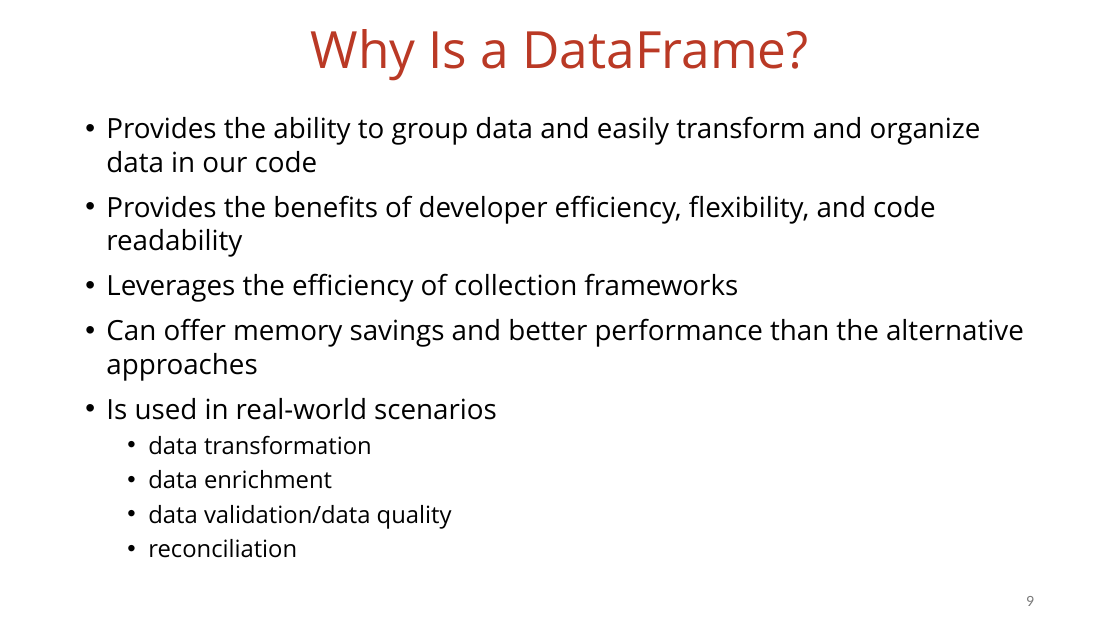
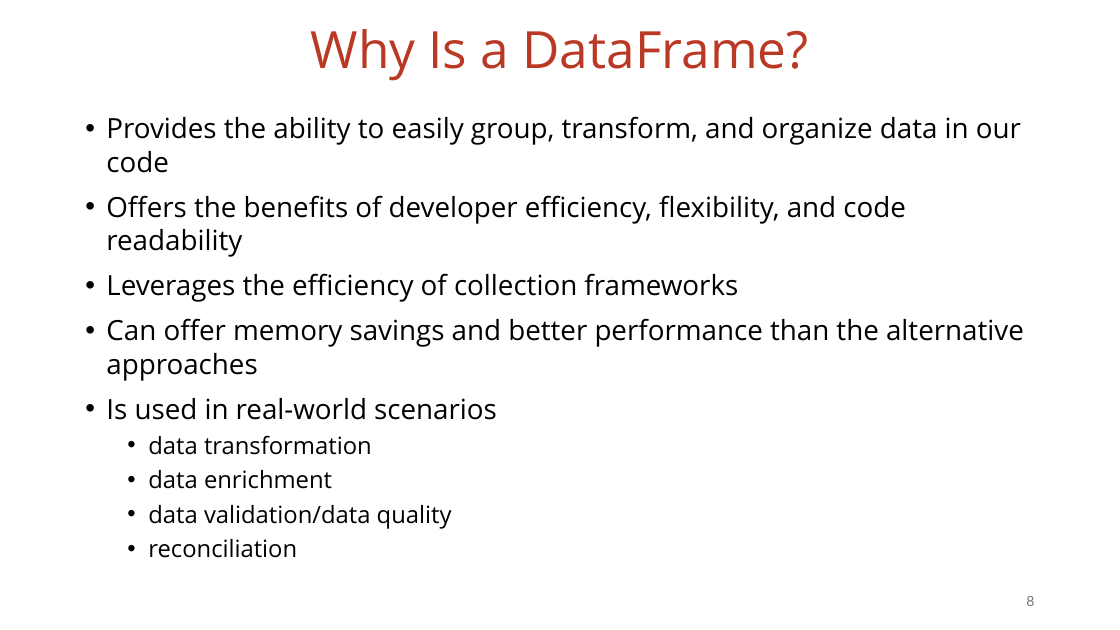
Before and after one commit to vmzakharov/missing-dataframe-talk, a slide deck: slide 8 of presentation/Missing_Dataframe_Long.pptx (slide 9 before the commit). Drawn at 1120x630 pixels with LibreOffice and Linux fonts; fonts in the diff are those of the drawing. Boxes give left, top, right and bottom in pixels: in the first picture for what was removed or moved away, otherwise in the second. Text is boxed around its words. In the diff, an @@ line names an element or a change of style, - is before the commit and + after.

```diff
--- a/presentation/Missing_Dataframe_Long.pptx
+++ b/presentation/Missing_Dataframe_Long.pptx
@@ text at (106,116,1021,257): text changed @@
-• Provides the ability to group data and easily transform and organize data in our code
-• Provides the benefits of developer efficiency, flexibility, and code readability
+• Provides the ability to easily group, transform, and organize data in our code
+• Offers the benefits of developer efficiency, flexibility, and code readability
@@ page number at (1026,596,1034,606): text changed @@
-9
+8
```
Also in this commit, not shown: 3 other slides changed, 5 slides added, 1 slide removed, 1 other file.
